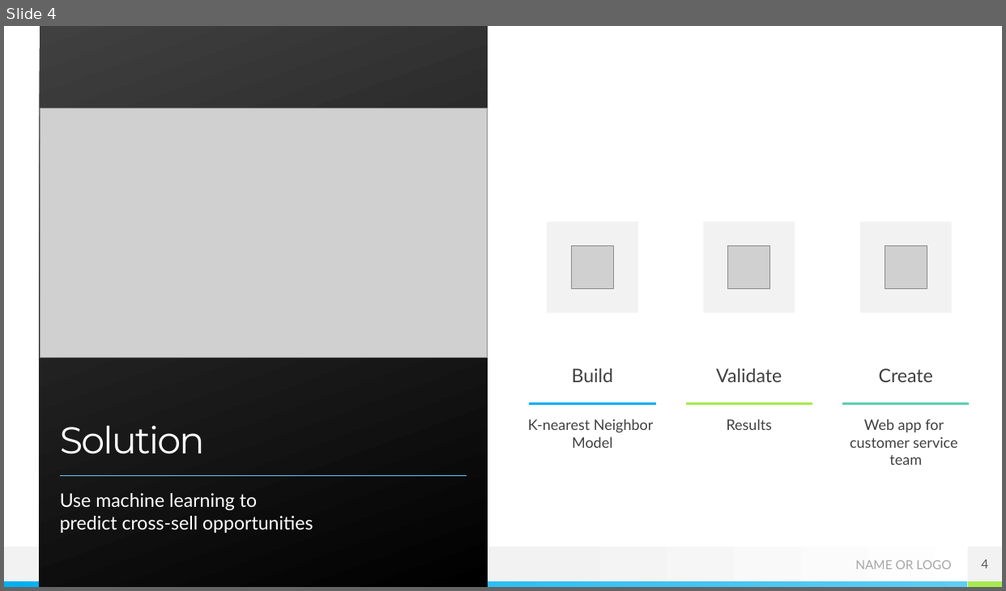
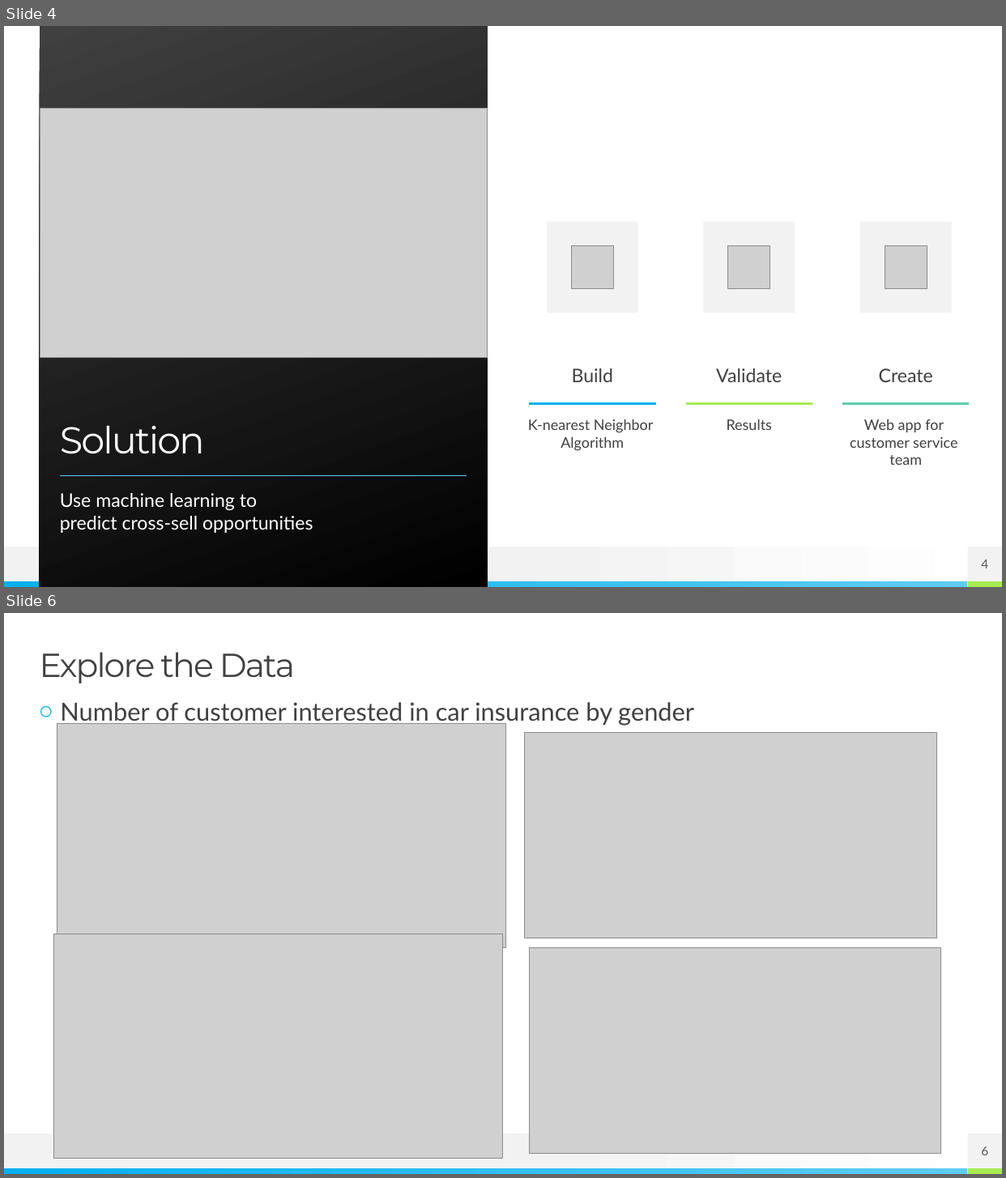
Before and after one commit to szerpa17/cross-sell-predictions, a slide deck: project-presentation.pptx. Shown one above the other, each under a label of ours: slide 4 before the commit, slides 4 and 6 after it; the slides between them are not shown. The pictures are 1006x591 and 1006x1178 pixels, drawn with LibreOffice and Linux fonts; fonts in the diff are those of the drawing; grey boxes stand for pictures. Boxes give left, top, right and bottom in pixels: in the first picture for what was removed or moved away, otherwise in the second. Text is boxed around its words. In the diff, an @@ line names an element or a change of style, - is before the commit and + after.

```diff
--- a/project-presentation.pptx
+++ b/project-presentation.pptx
@@ slide 6 added at [4,613,1002,1174], background #FFFFFF; not listed: 3 template elements that a slide beside it also shows @@
@@ title added at [40,652,295,683], 32 pt, text #404040 @@
+Explore the Data
@@ text added at [60,702,694,726], 24 pt, text #404040 @@
+○ Number of customer interested in car insurance by gender
@@ picture added at [57,723,506,948] @@
@@ picture added at [525,733,937,939] @@
@@ picture added at [54,934,503,1159] @@
@@ picture added at [530,948,941,1153] @@
@@ page number added at [967,1134,1002,1169], fill #F2F2F2, 12 pt, text #595959 @@
+6
@@ slide 4 changed as well @@
@@ text at [528,419,653,451]: text changed @@
-K-nearest Neighbor
-Model
+K-nearest Neighbor
+Algorithm
@@ text removed at [855,561,951,570] @@
-NAME OR LOGO
```
Also in this commit, not shown: 4 other slides changed, 10 other slides added, 18 slides removed.
